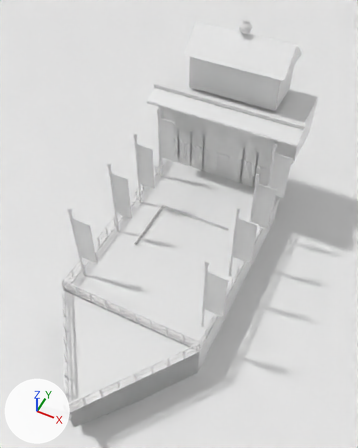
What one commit did to the glTF model assets/processed/kit/solaris_kanpan.glb.
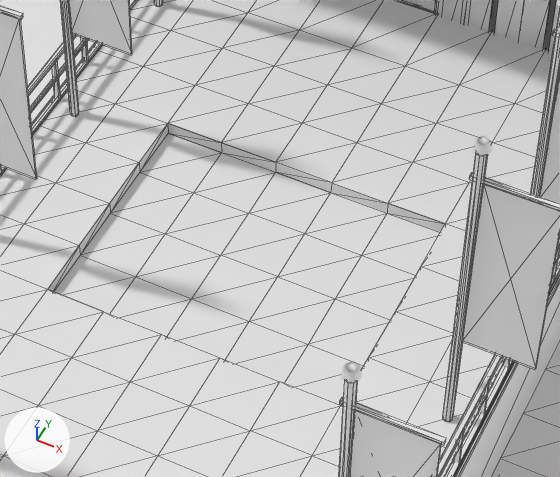
Old and new are each drawn whole from a 50 mm lens placed at (13.48, -23.76, 22.76), pointed at (5.67, -8.15, 3.25) and again close up on the part from 34% to 72% of the width and 39% to 65% of the height. Every picture has the same lights, and +X, +Y and +Z are marked at lower left. The first two pictures are the older version. The close-ups show mesh edges as thin lines. Vertices at exactly the same position are counted once.

Script lines for the objects in view, before the commit:
```python
me_kit_sol_deck_edge = bpy.data.meshes.new('kit_sol_deck_edge')
me_kit_sol_deck_edge.from_pydata(...)  # 36 vertices, 36 faces; spans x 2.73..7.28, y -8.19..-4.55, z -0.22..0.0
me_kit_sol_hull = bpy.data.meshes.new('kit_sol_hull')
me_kit_sol_hull.from_pydata(...)  # 10 vertices, 14 faces; spans x 0.9..9.1, y -18.2..-0.5, z -3.0..0.0
me_kit_sol_pillar = bpy.data.meshes.new('kit_sol_pillar')
me_kit_sol_pillar.from_pydata(...)  # 200 vertices, 336 faces; spans x 0.89..9.12, y -12.76..-0.38, z -2.4..3.0
ob_kit_sol_deck_edge = bpy.data.objects.new('kit_sol_deck_edge', me_kit_sol_deck_edge)
ob_kit_sol_deck_edge.location = (0.0, 0.0, 0.0)
ob_kit_sol_hull = bpy.data.objects.new('kit_sol_hull', me_kit_sol_hull)
ob_kit_sol_hull.location = (0.0, 0.0, 0.0)
ob_kit_sol_pillar = bpy.data.objects.new('kit_sol_pillar', me_kit_sol_pillar)
ob_kit_sol_pillar.location = (0.0, 0.0, 0.0)
# also in view: 'kit_sol_hata3' at (5.57, -6.37, 3.2); 'kit_sol_deck' at (5.01, -9.35, 0.0); 'kit_sol_wall_pink' at (5.01, -0.45, -0.27); 'kit_sol_pool' at (5.01, -6.37, -0.22); 'kit_sol_hata2' at (5.57, -6.83, 3.2)
```
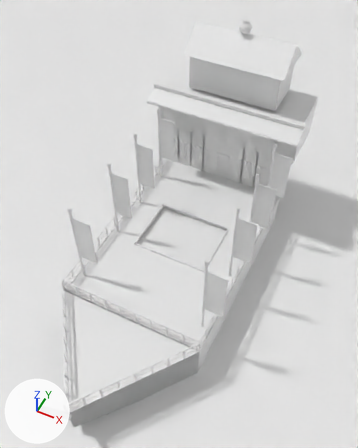
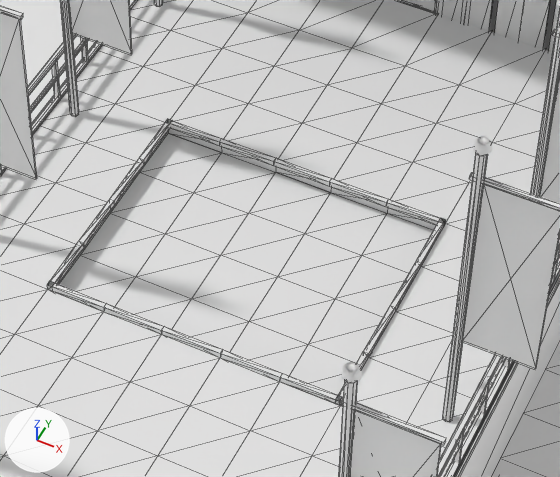
What changed in the scene script:
```text
Change me_kit_sol_deck_edge:
    used by ob_kit_sol_deck_edge; location = (0.0, 0.0, 0.0)
    remove me_kit_sol_deck_edge.from_pydata(...)  # 36 vertices, 36 faces; spans x 2.73..7.28, y -8.19..-4.55, z -0.22..0.0
    add me_kit_sol_deck_edge.from_pydata(...)  # 125 vertices, 252 faces; spans x 2.73..7.28, y -8.19..-4.55, z -0.22..0.1
    me_kit_sol_deck_edge part 1
    23 faces are deleted
    4 vertices are added at (2.73, -8.19, 0.1), (2.73, -8.11, 0.1), (4.55, -8.19, 0.1), (4.55, -8.11, 0.1)
    18 new vertices lie (0.0, 0.0, 0.1) away from vertices in x 2.73..7.28, y -8.19..-4.55, z 0.0
    12 new vertices lie (0.0, -0.08, 0.0) away from vertices in x 2.73..7.28, y -4.55, z 0.0..0.1
    10 new vertices lie (0.08, 0.0, 0.0) away from vertices in x 2.73, y -8.19..-4.55, z 0.0..0.1
    10 new vertices lie (0.0, 0.0, 0.22) away from vertices in x 2.73..7.28, y -8.19..-4.55, z -0.22
    10 new vertices lie (0.0, 0.08, 0.0) away from vertices in x 2.73..6.37, y -8.19, z 0.0..0.1
    10 new vertices lie (-0.08, 0.0, 0.0) away from vertices in x 7.28, y -8.19..-4.55, z 0.0..0.1
    8 new vertices lie (0.91, 0.0, 0.0) away from vertices in x 3.64..6.37, y -8.19..-4.55, z 0.0..0.1
    7 new vertices lie (0.0, 0.91, 0.0) away from vertices in x 2.73..7.28, y -8.19, z 0.0..0.1
    239 new faces join them
```

Changed parts and their boxes [x1, y1, x2, y2] in the close-ups (560 x 477 px):
'kit_sol_deck_edge', reshaped: before [48, 123, 445, 291]; after [47, 119, 446, 406]
